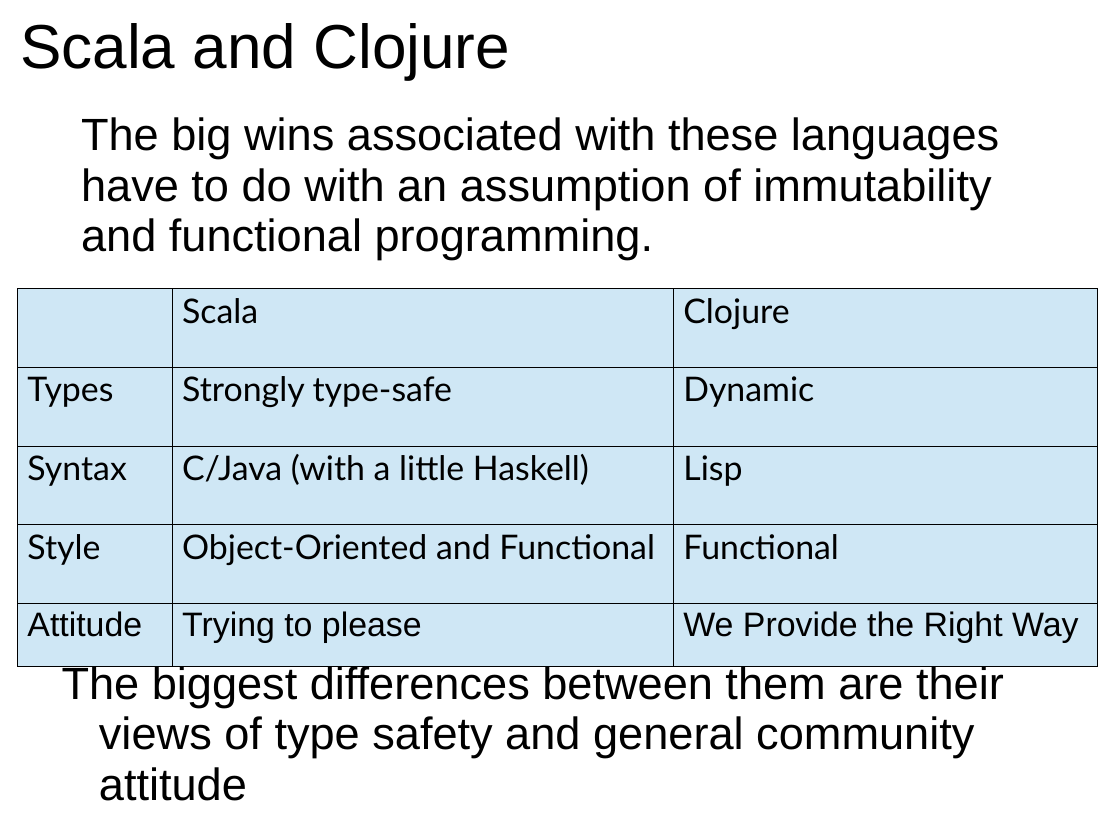
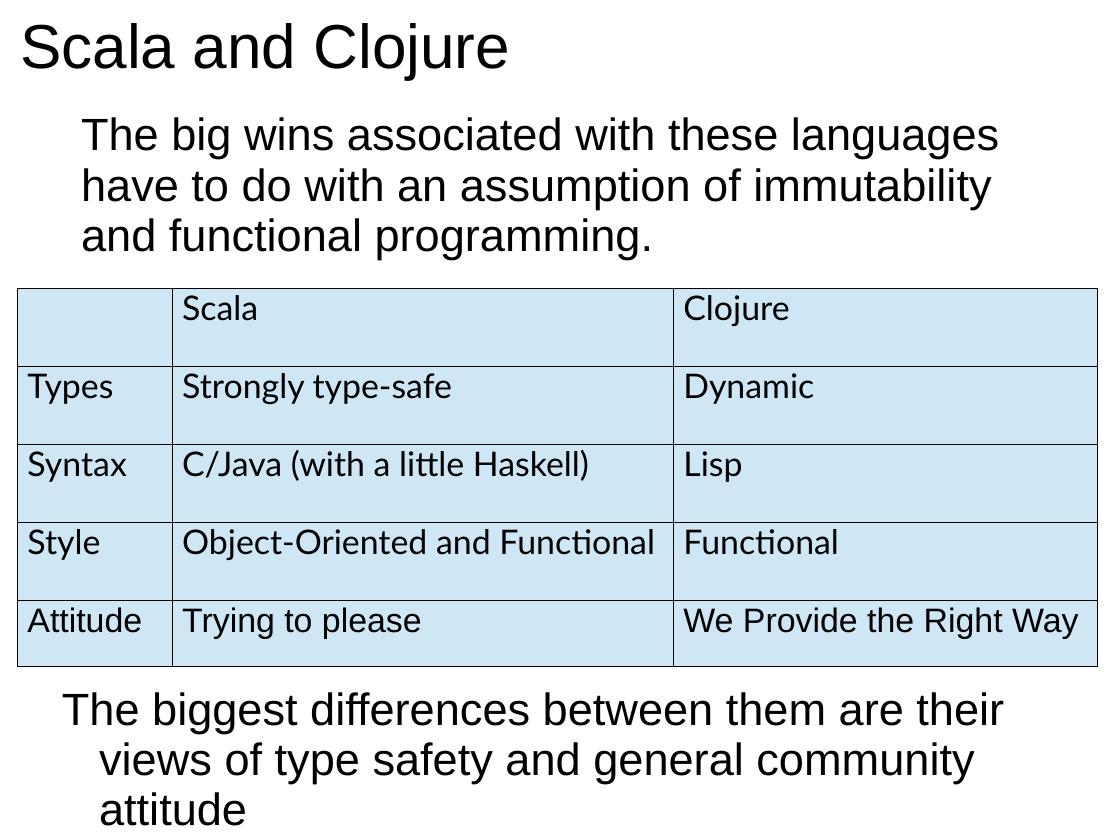
Before and after one commit to GlenKPeterson/refactJavaScalaCloj, a slide deck: slide 16 of refactJavaScalaCloj.ppt. Drawn at 1120x840 pixels with LibreOffice and Linux fonts; fonts in the diff are those of the drawing. Boxes give left, top, right and bottom in pixels: in the first picture for what was removed or moved away, otherwise in the second. Text is boxed around its words. In the diff, an @@ line names an element or a change of style, - is before the commit and + after.

```diff
--- a/refactJavaScalaCloj.ppt
+++ b/refactJavaScalaCloj.ppt
@@ table at [17, 289, 1097, 667] @@
@@ line spacing 0.92 to 0.84 @@
@@ line spacing 0.94 to 0.89 @@
@@ subtitle "The biggest differences between them ..." rewrapped from [62, 663, 1004, 801] to [62, 692, 1004, 826] @@
```
Also in this commit, not shown: 11 other slides changed.
